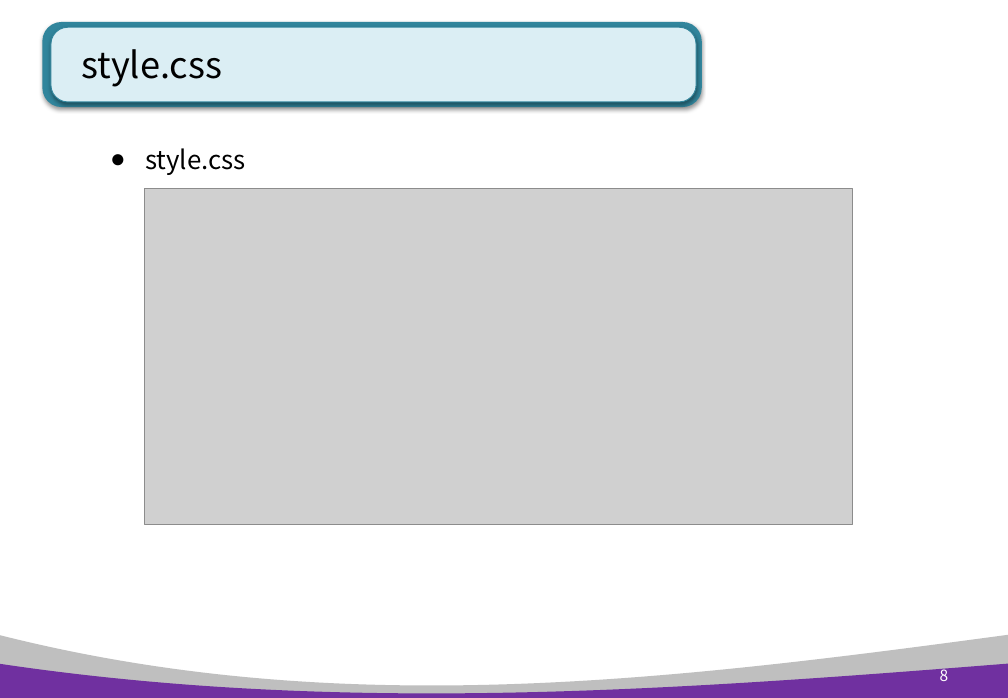
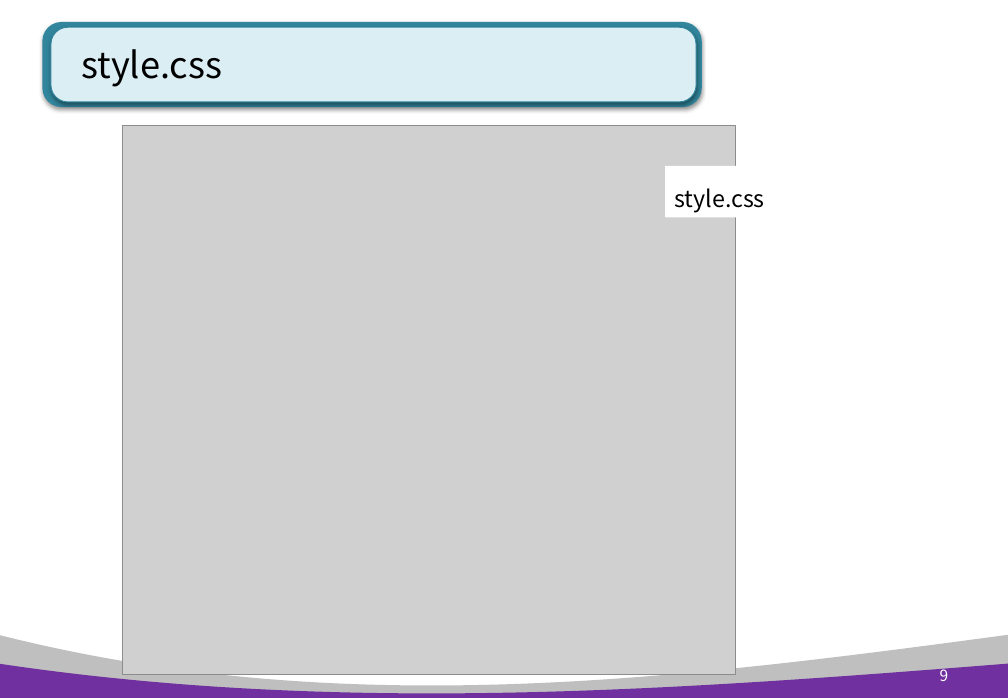
Before and after one commit to pshho/ngreen_project, a slide deck: slide 9 of pyWorks/자료/django_ppt/polls_ppt/polls 4장. static 및 view 제어함수2.pptx (slide 8 before the commit). Drawn at 1008x698 pixels with LibreOffice and Linux fonts; fonts in the diff are those of the drawing; grey boxes stand for pictures. Boxes give left, top, right and bottom in pixels: in the first picture for what was removed or moved away, otherwise in the second. Text is boxed around its words. In the diff, an @@ line names an element or a change of style, - is before the commit and + after.

```diff
--- a/pyWorks/자료/django_ppt/polls_ppt/polls 4장. static 및 view 제어함수2.pptx
+++ b/pyWorks/자료/django_ppt/polls_ppt/polls 4장. static 및 view 제어함수2.pptx
@@ picture: place and size @@
-picture at box(145, 189, 853, 525)
+picture at box(123, 126, 735, 675)
@@ rectangle "style.css": place and size @@
-rectangle "style.css" at box(145, 148, 246, 175)
+rectangle "style.css" at box(665, 166, 849, 218)
@@ rectangle "style.css" at box(665, 166, 849, 218): size 20 to 18 pt; bullet ● to none @@
@@ page number at box(940, 666, 949, 681): text changed @@
-8
+9
```
Also in this commit, not shown: 6 other slides changed, 1 slide added, 1 slide removed, 22 other files.
